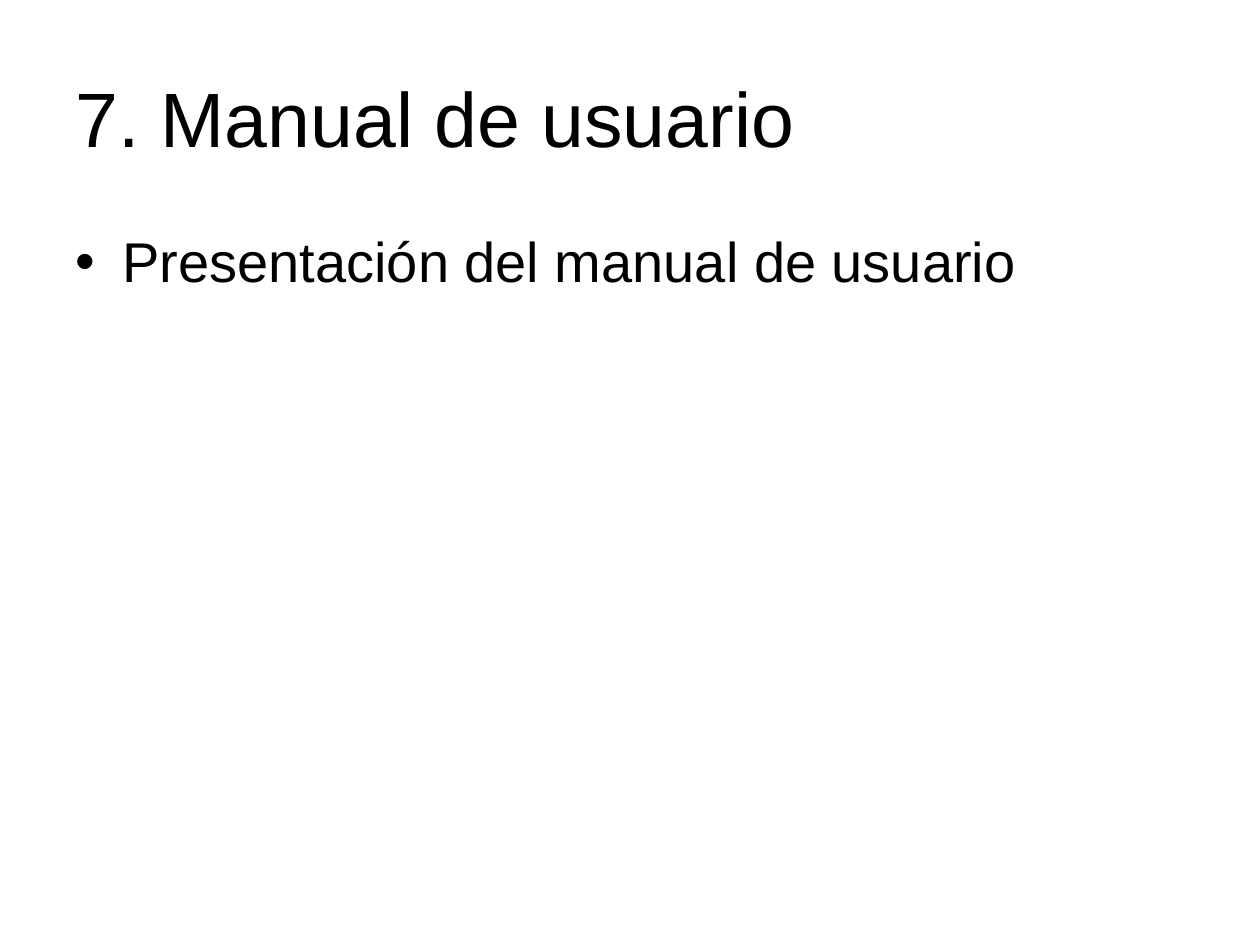
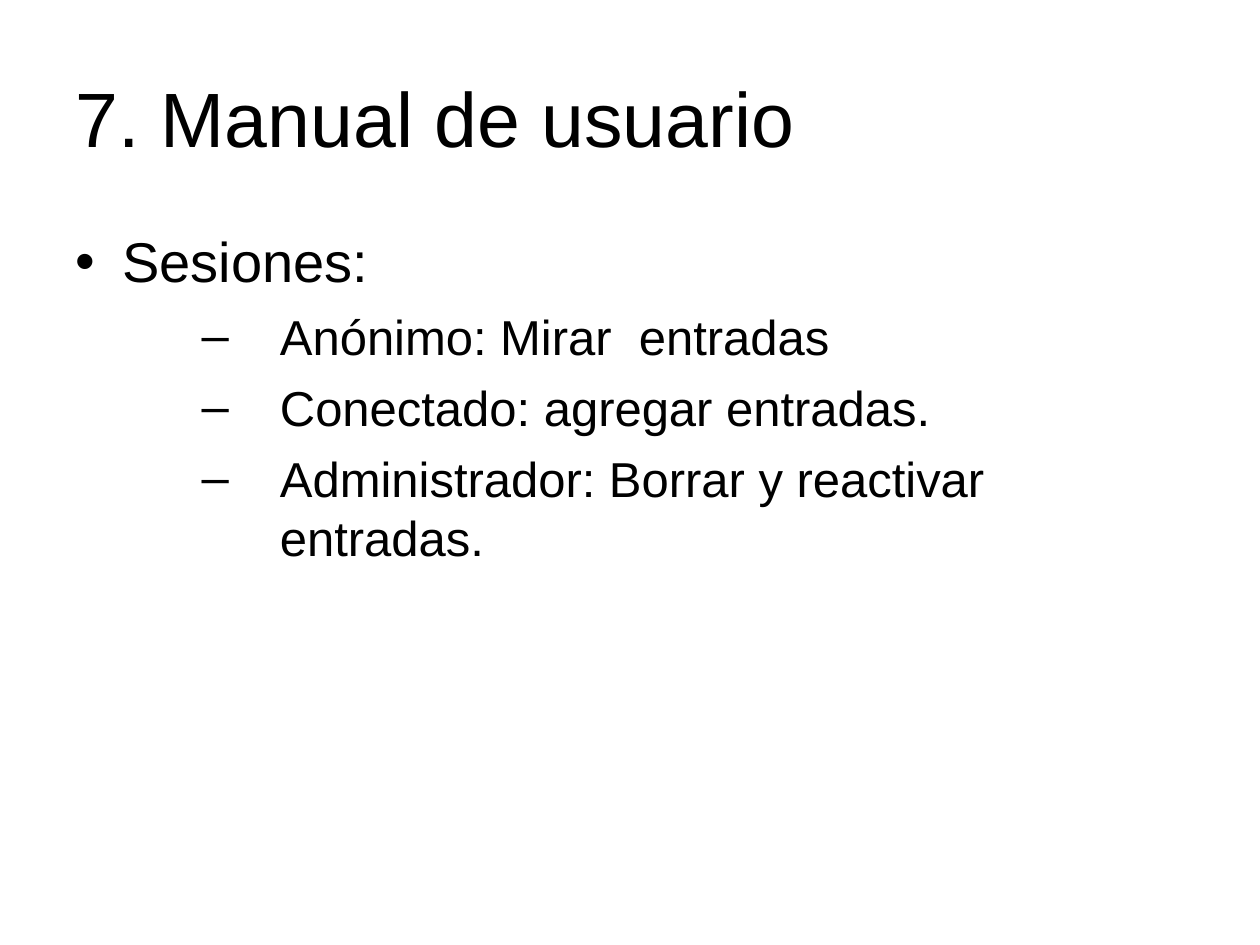
Before and after one commit to unijeje/ProyectoDAW, a slide deck: slide 8 of Presentacion.ppt. Drawn at 1260x945 pixels with LibreOffice and Linux fonts; fonts in the diff are those of the drawing. Boxes give left, top, right and bottom in pixels: in the first picture for what was removed or moved away, otherwise in the second. Text is boxed around its words. In the diff, an @@ line names an element or a change of style, - is before the commit and + after.

```diff
--- a/Presentacion.ppt
+++ b/Presentacion.ppt
@@ text at bbox=[122, 241, 985, 557]: text changed; size 32 to 28 pt @@
-• Presentación del manual de usuario
+• Sesiones:
+  – Anónimo: Mirar entradas
+  – Conectado: agregar entradas.
+  – Administrador: Borrar y reactivar entradas.
```
Also in this commit, not shown: 2 other slides changed, 13 other files.
